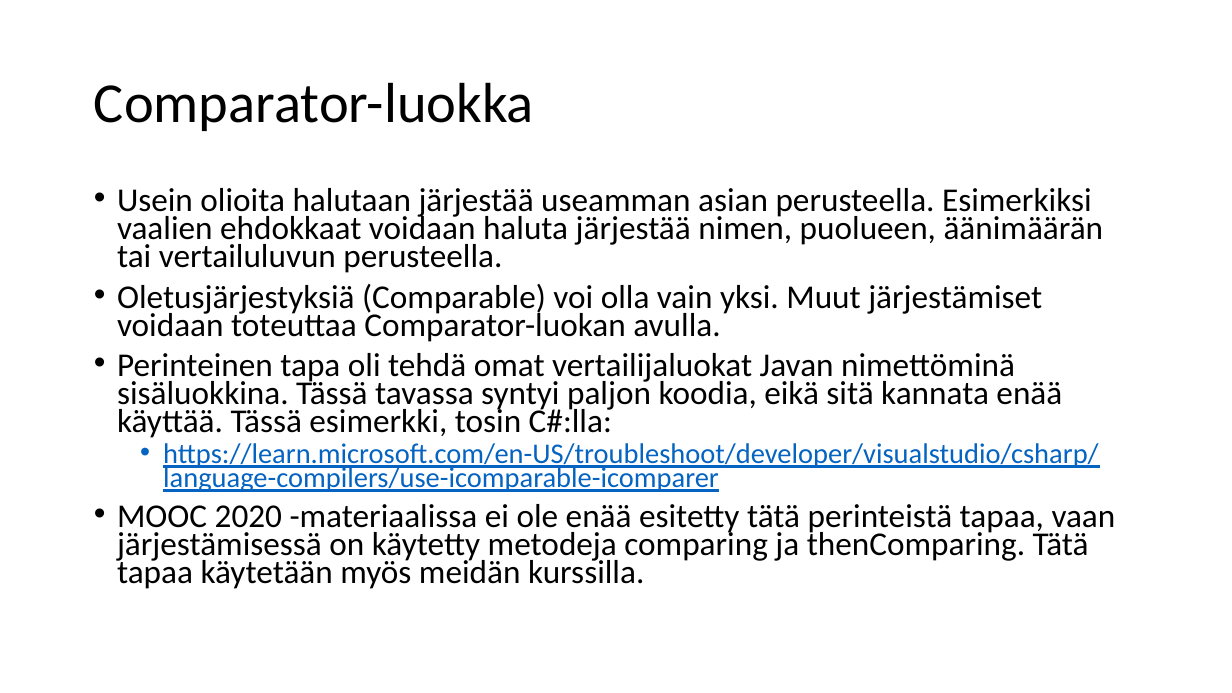
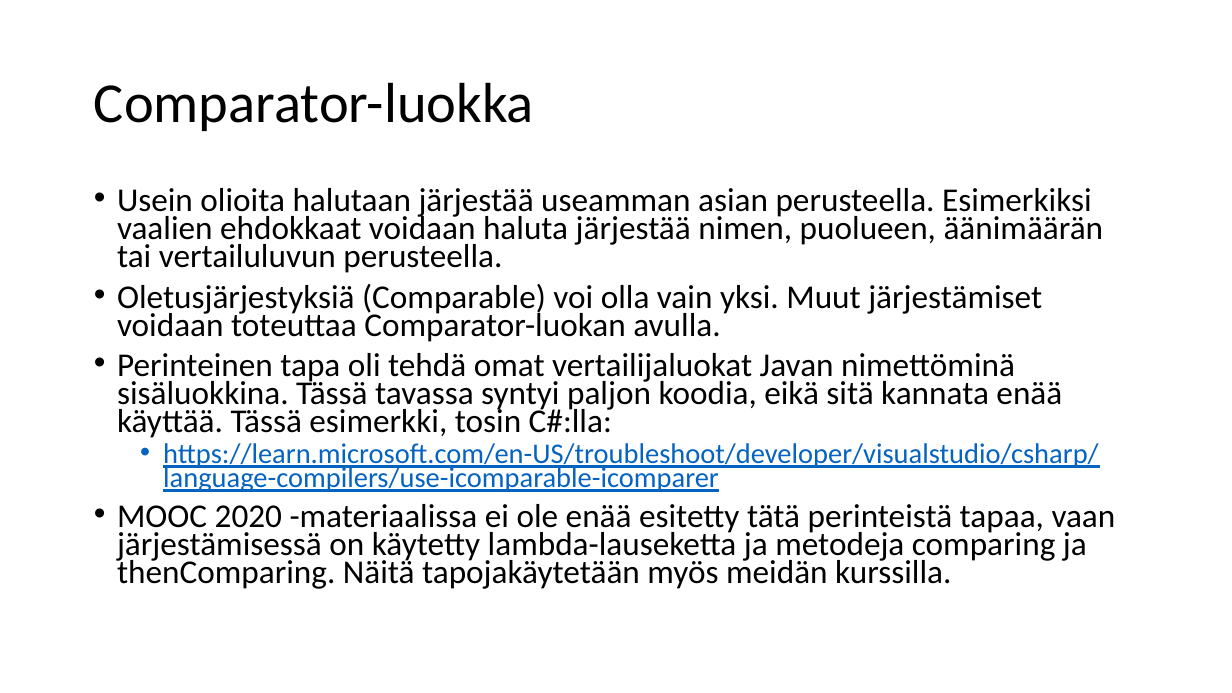
Before and after one commit to lpemake/TrakTite24, a slide deck: slide 97 of Tietorakenteet ja algoritmit 2025.pptx. Drawn at 1232x693 pixels with LibreOffice and Linux fonts; fonts in the diff are those of the drawing. Boxes give left, top, right and bottom in pixels: in the first picture for what was removed or moved away, otherwise in the second. Text is boxed around its words. In the diff, an @@ line names an element or a change of style, - is before the commit and + after.

```diff
--- a/Tietorakenteet ja algoritmit 2025.pptx
+++ b/Tietorakenteet ja algoritmit 2025.pptx
@@ text at (x1=117, y1=504, x2=1116, y2=589): text changed @@
-• MOOC 2020 -materiaalissa ei ole enää esitetty tätä perinteistä tapaa, vaan järjestämisessä on käytetty metodeja comparing ja thenComparing. Tätä tapaa käytetään myös meidän kurssilla.
+• MOOC 2020 -materiaalissa ei ole enää esitetty tätä perinteistä tapaa, vaan järjestämisessä on käytetty lambda-lauseketta ja metodeja comparing ja thenComparing. Näitä tapojakäytetään myös meidän kurssilla.
```
Also in this commit, not shown: 2 other slides changed, 6 other files.
